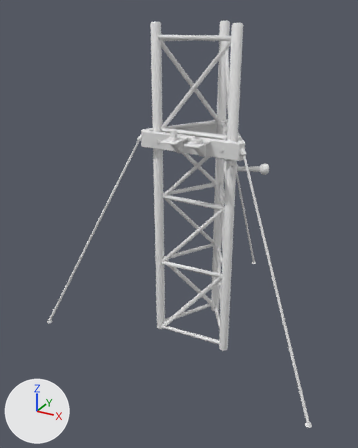
Renders of the FBX model Assets/Models/AWS_Tower.fbx from each side of a commit.
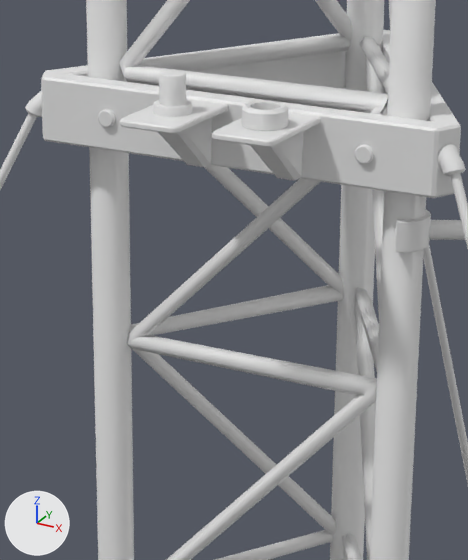
There are two pictures of each version: one whole from a 50 mm camera at (1.434, -2.953, 2.38) aimed at (-0.206, 0.03, 0.889), one close up on the part from 37% to 69% of the width and 25% to 56% of the height. Every picture has the same lights, and +X, +Y and +Z are marked at lower left. Where no turn or scale is listed for an object, it has been applied to the vertices. Vertices at the same position are counted once.

Objects in the first close-up: 'AWS_Base', 'AWS_CenterBracket', 'AWS_SnowSensor_Mount', 'AWS_WindSensor_Mount', 'SolarP_ClampArm', 'SolarP_ClampBase'.
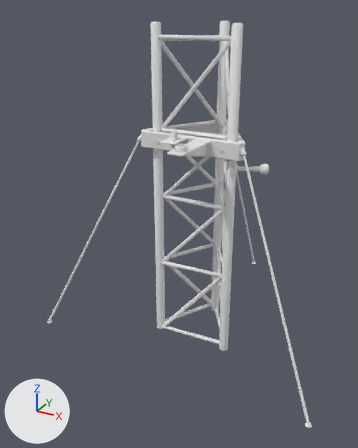
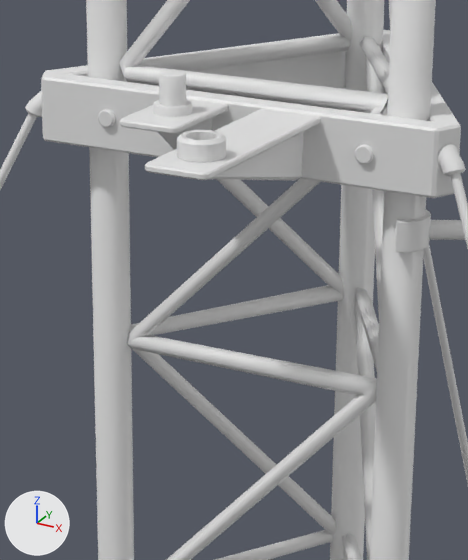
Location of each change, [x1, y1, x2, y2] in pixels of the close-ups (468 x 560 px; the box of a moved part takes in the faces that stretch with it):
'AWS_WindSensor_Mount', reshaped, moved (61% wider, 11% shorter)
    before: [212, 100, 321, 181]
    after: [145, 109, 321, 181]
part 1 of me_cube_288, moved or reshaped
    before: [239, 112, 302, 181]
    after: [168, 109, 302, 181]

Edits to the bpy script that builds the scene:
```text
Change me_cube_288:
    where me_cube_288.from_pydata(...)  # 186 vertices, 153 faces; spans x -0.052..0.052, y -0.083..0.085, z -0.106..0.028
    used by ob_aws_windsensor_mount; location = (0.105, -0.312, 1.626)
    me_cube_288 part 1: all 28 vertices in x -0.052..0.052, y 0.073..0.085, z -0.106..-0.002 are moved by (0.0, 0.199, 0.0)
Change ob_aws_windsensor_mount:
    ob_aws_windsensor_mount.location: (0.105, -0.312, 1.626) -> (0.105, -0.511, 1.626)
```
